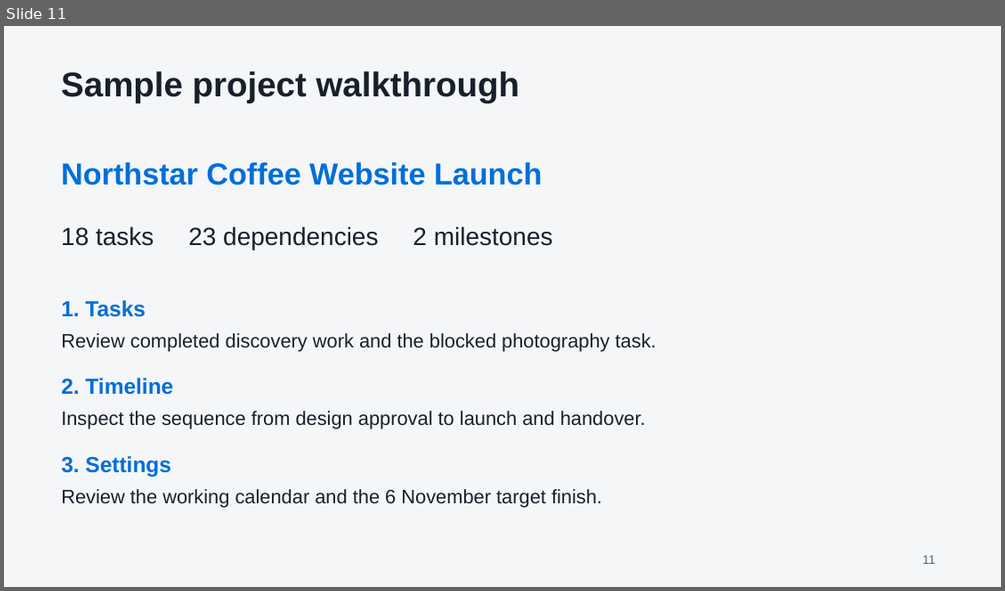
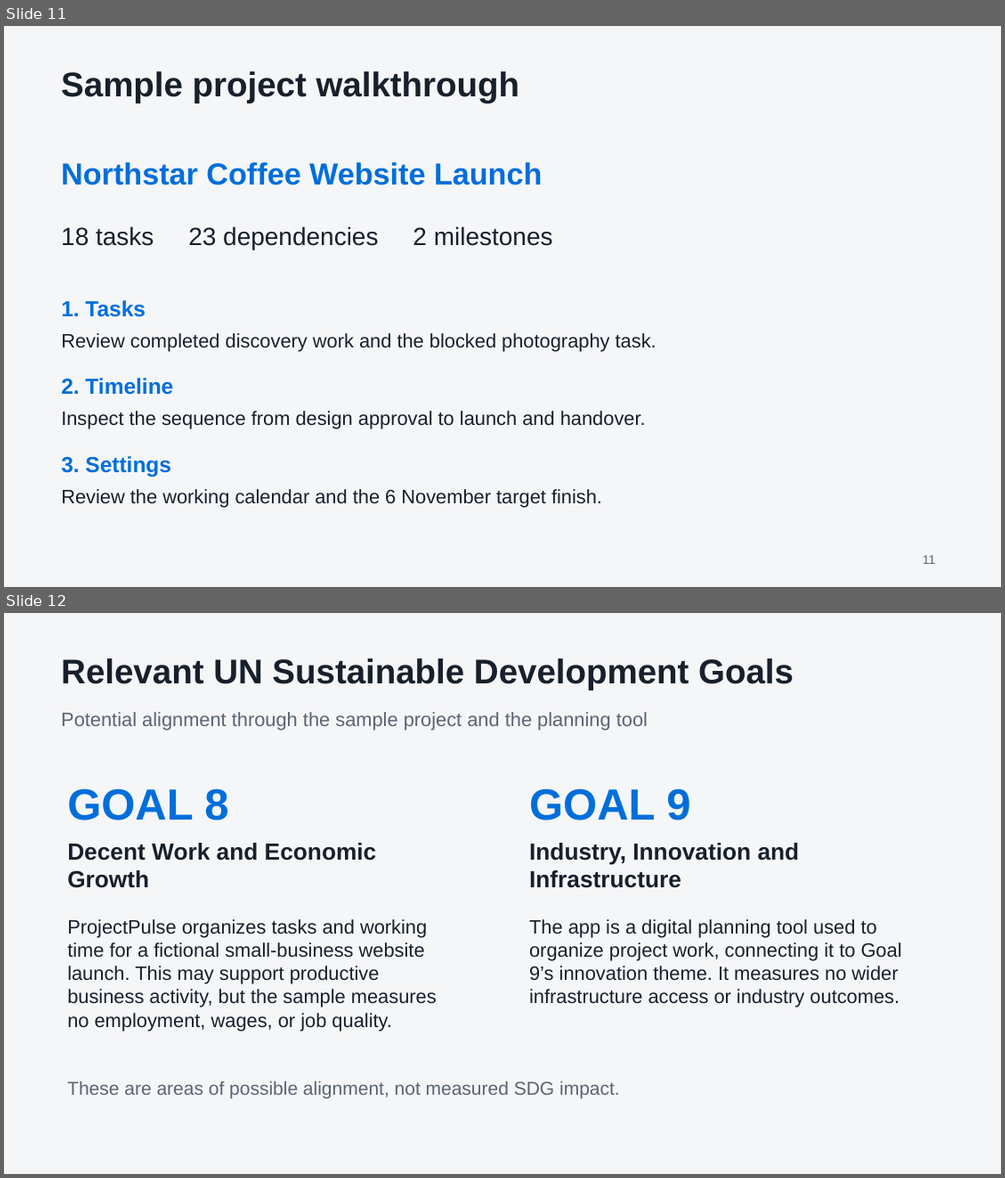
Before and after one commit to MorphIsDed/Project-Pulse, a slide deck: docs/ProjectPulse-Presentation.pptx. Shown one above the other, each under a label of ours: slide 11 before the commit, slides 11 and 12 after it. The pictures are 1005x591 and 1005x1178 pixels, drawn with LibreOffice and Linux fonts; fonts in the diff are those of the drawing. Boxes give left, top, right and bottom in pixels: in the first picture for what was removed or moved away, otherwise in the second. Text is boxed around its words. In the diff, an @@ line names an element or a change of style, - is before the commit and + after.

Commit message:
docs: include relevant sustainable development goals

```diff
--- a/docs/ProjectPulse-Presentation.pptx
+++ b/docs/ProjectPulse-Presentation.pptx
@@ slide 12 added at (4, 613, 1001, 1174), background #F5F6F8 @@
@@ text added at (61, 658, 793, 690), 33 pt, text #17202B, bold @@
+Relevant UN Sustainable Development Goals
@@ text added at (61, 712, 647, 730), 18.8 pt, text #596574 @@
+Potential alignment through the sample project and the planning tool
@@ text added at (67, 788, 228, 820), 42 pt, text #006EDB, bold @@
+GOAL 8
@@ text added at (529, 788, 690, 820), 42 pt, text #006EDB, bold @@
+GOAL 9
@@ text added at (67, 843, 377, 888), 22.5 pt, text #17202B, bold @@
+Decent Work and Economic Growth
@@ text added at (529, 843, 800, 888), 22.5 pt, text #17202B, bold @@
+Industry, Innovation and Infrastructure
@@ text added at (67, 919, 437, 1030), 18.8 pt, text #17202B @@
+ProjectPulse organizes tasks and working time for a fictional small-business website launch. This may support productive business activity, but the sample measures no employment, wages, or job quality.
@@ text added at (529, 919, 902, 1007), 18.8 pt, text #17202B @@
+The app is a digital planning tool used to organize project work, connecting it to Goal 9’s innovation theme. It measures no wider infrastructure access or industry outcomes.
@@ text added at (67, 1081, 620, 1098), 18 pt, text #596574 @@
+These are areas of possible alignment, not measured SDG impact.
```
Also in this commit, not shown: 3 slides changed.
